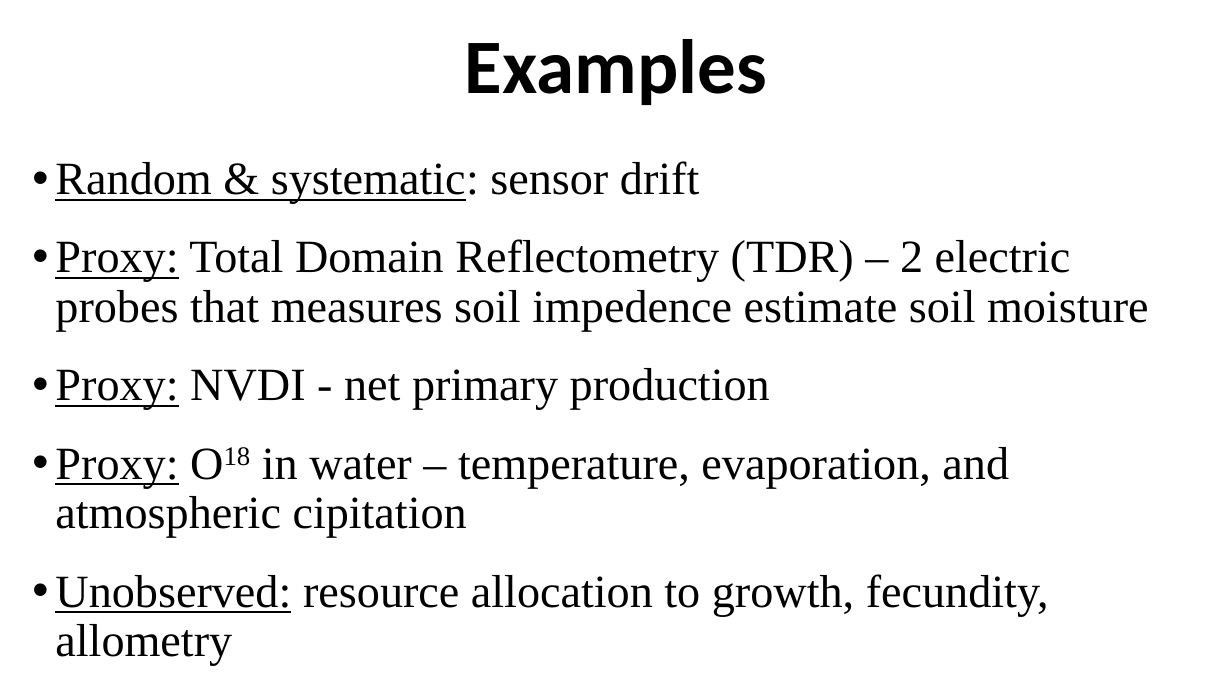
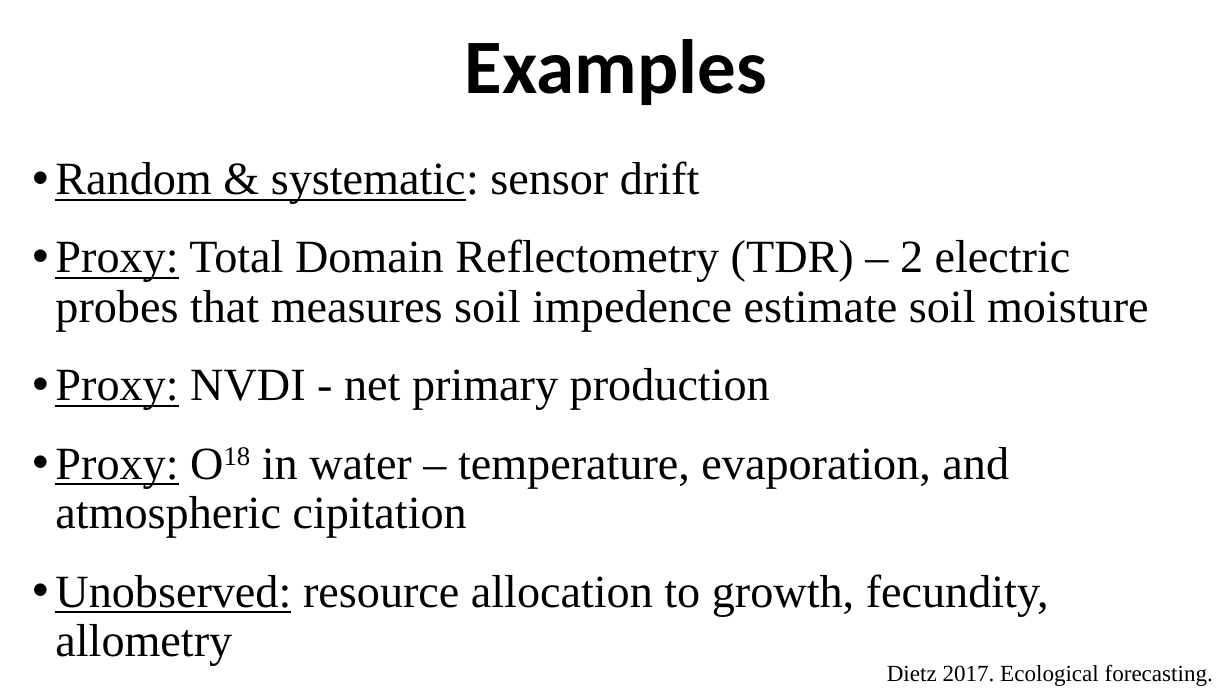
Before and after one commit to ahurford/aarms-summer-school, a slide deck: slide 5 of amy-lectures/State_Space_Models.pptx (slide 4 before the commit). Drawn at 1232x693 pixels with LibreOffice and Linux fonts; fonts in the diff are those of the drawing. Boxes give left, top, right and bottom in pixels: in the first picture for what was removed or moved away, otherwise in the second. Text is boxed around its words. In the diff, an @@ line names an element or a change of style, - is before the commit and + after.

```diff
--- a/amy-lectures/State_Space_Models.pptx
+++ b/amy-lectures/State_Space_Models.pptx
@@ text added at box(887, 664, 1213, 686), 18 pt, text #000000 @@
+Dietz 2017. Ecological forecasting.
```
Also in this commit, not shown: 9 other slides changed, 16 slides added, 4 slides removed, 2 other files.
